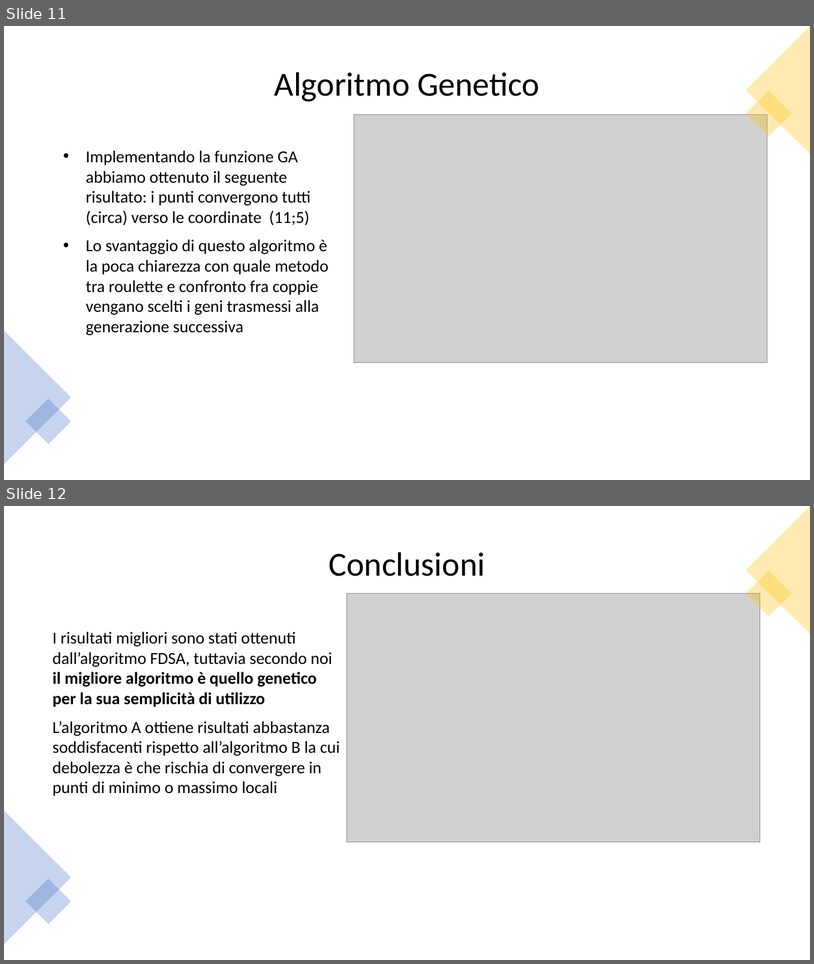
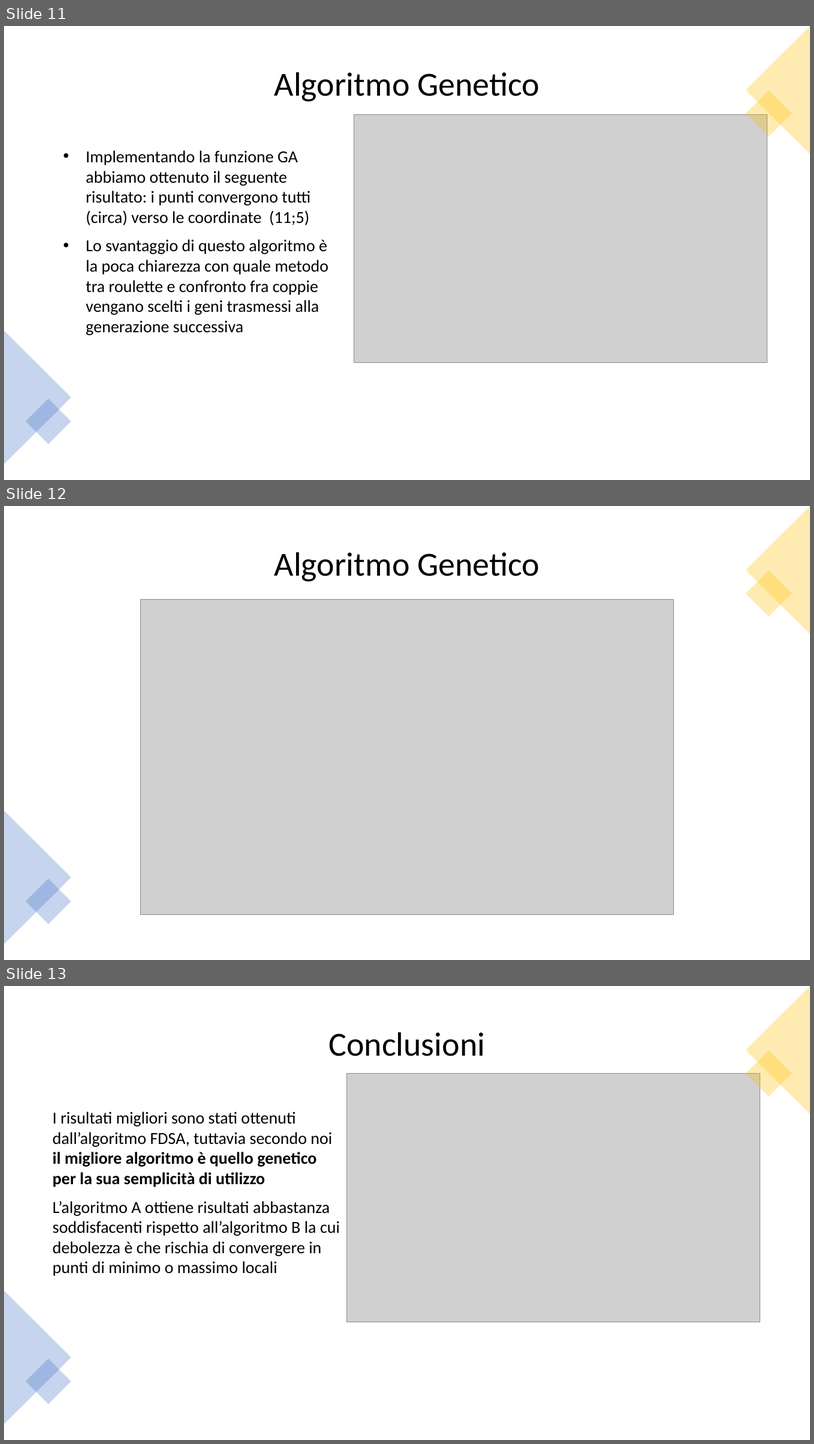
Before and after one commit to af20/mds_decision_making, a slide deck: R/Decision Making slides.pptx. Shown one above the other, each under a label of ours: slides 11 and 12 before the commit, slides 11, 12 and 13 after it. The pictures are 814x964 and 814x1444 pixels, drawn with LibreOffice and Linux fonts; fonts in the diff are those of the drawing; grey boxes stand for pictures. Boxes give left, top, right and bottom in pixels: in the first picture for what was removed or moved away, otherwise in the second. Text is boxed around its words. In the diff, an @@ line names an element or a change of style, - is before the commit and + after.

Commit message:
grafico algo genetico

```diff
--- a/R/Decision Making slides.pptx
+++ b/R/Decision Making slides.pptx
@@ slide 12 added at <box>4,506,810,960</box>, background #FFFFFF @@
@@ triangle added at <box>746,506,810,634</box>, fill #FFC000 at 30% opacity @@
@@ title added at <box>275,552,540,582</box>, 40 pt, text #000000 @@
+Algoritmo Genetico
@@ rectangle added at <box>746,571,792,617</box>, fill #FFC000 at 30% opacity @@
@@ picture added at <box>141,599,674,915</box> @@
@@ triangle added at <box>4,810,71,944</box>, fill #4472C4 at 30% opacity @@
@@ rectangle added at <box>26,878,71,924</box>, fill #4472C4 at 30% opacity @@
@@ what was slide 12 is now slide 13 @@
```
